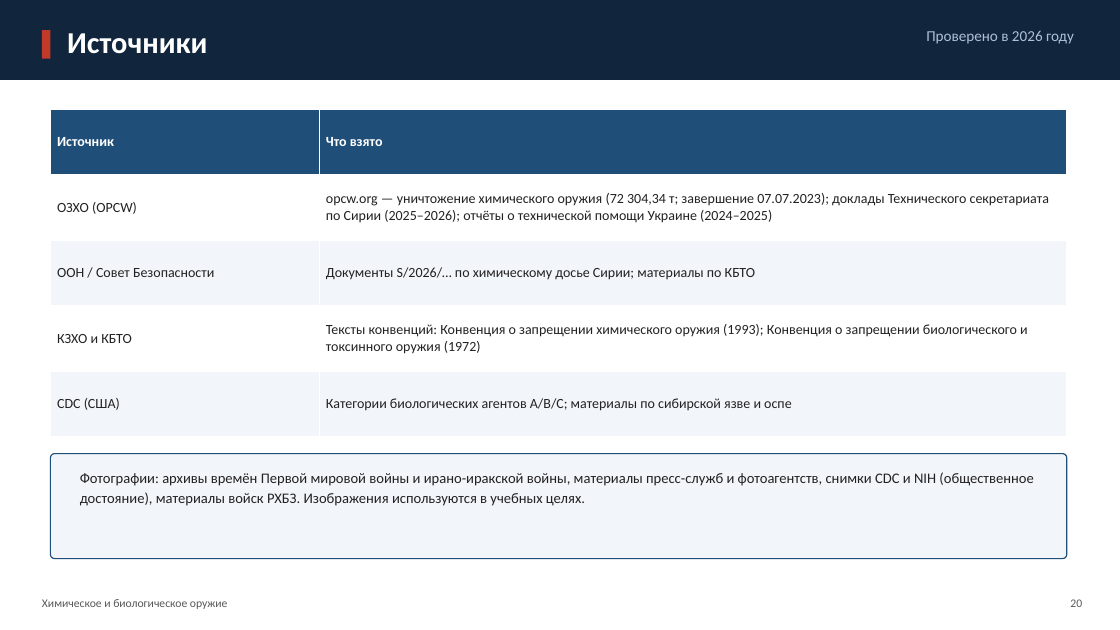
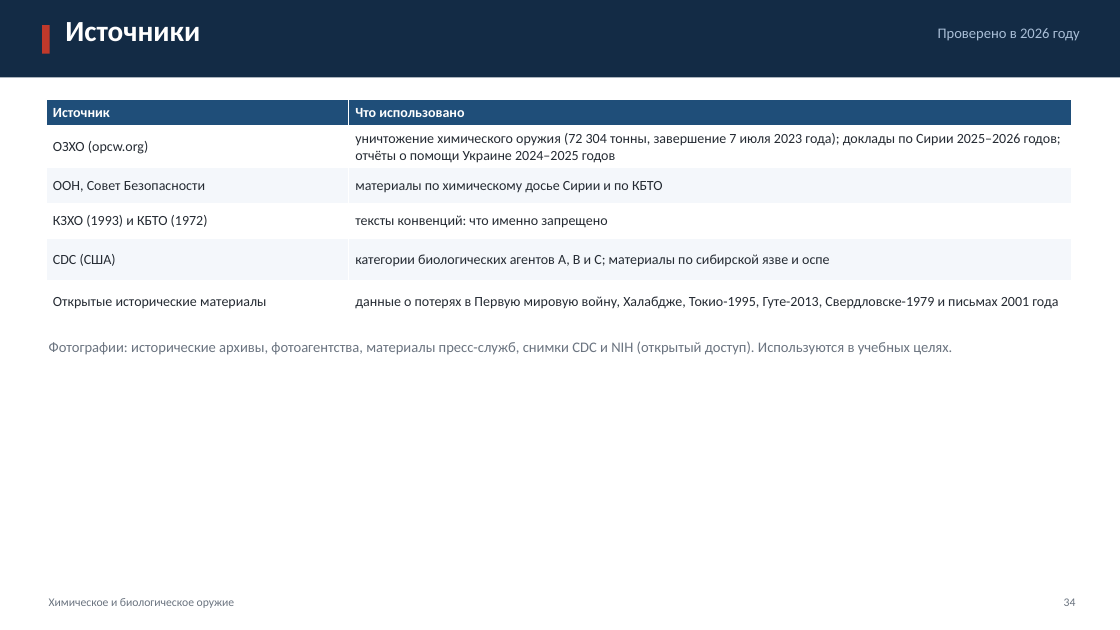
Before and after one commit to Zanime08/Huina, a slide deck: slide 34 of materials/Химическое_и_биологическое_оружие.pptx (slide 20 before the commit). Drawn at 1120x630 pixels with LibreOffice and Linux fonts; fonts in the diff are those of the drawing. Boxes give left, top, right and bottom in pixels: in the first picture for what was removed or moved away, otherwise in the second. Text is boxed around its words. In the diff, an @@ line names an element or a change of style, - is before the commit and + after.

```diff
--- a/materials/Химическое_и_биологическое_оружие.pptx
+++ b/materials/Химическое_и_биологическое_оружие.pptx
@@ rectangle at [0, 0, 1120, 77]: fill #11253D to #132B45 @@
@@ rectangle: place and size @@
-rectangle at [42, 30, 50, 59]
+rectangle at [42, 25, 50, 54]
@@ text "Источники" at [65, 22, 200, 42]: size 26 to 25 pt; line spacing 1.05 to 1; less space between paragraphs; vertical alignment middle to top @@
@@ text "Проверено в 2026 году": place and size @@
-text "Проверено в 2026 году" at [926, 31, 1074, 44]
+text "Проверено в 2026 году" at [938, 28, 1080, 41]
@@ text "Проверено в 2026 году" at [938, 28, 1080, 41]: size 13 to 12.5 pt, text colour #AEC0D6 to #A9BED6; line spacing 1.05 to 1; less space between paragraphs @@
@@ table at [46, 99, 1071, 323] @@
-row 1, column 2: Что взято
+row 1, column 2: Что использовано
-row 2, column 1: ОЗХО (OPCW)
+row 2, column 1: ОЗХО (opcw.org)
-row 2, column 2: opcw.org — уничтожение химического оружия (72 304,34 т; завершение 07.07.2023); доклады Технического секретариата по Сирии (2025–2026); отчёты о технической помощи Украине (2024–2025)
+row 2, column 2: уничтожение химического оружия (72 304 тонны, завершение 7 июля 2023 года); доклады по Сирии 2025–2026 годов; отчёты о помощи Украине 2024–2025 годов
-row 3, column 1: ООН / Совет Безопасности
+row 3, column 1: ООН, Совет Безопасности
-row 3, column 2: Документы S/2026/… по химическому досье Сирии; материалы по КБТО
+row 3, column 2: материалы по химическому досье Сирии и по КБТО
-row 4, column 1: КЗХО и КБТО
+row 4, column 1: КЗХО (1993) и КБТО (1972)
-row 4, column 2: Тексты конвенций: Конвенция о запрещении химического оружия (1993); Конвенция о запрещении биологического и токсинного оружия (1972)
+row 4, column 2: тексты конвенций: что именно запрещено
-row 5, column 2: Категории биологических агентов A/B/C; материалы по сибирской язве и оспе
+row 5, column 2: категории биологических агентов A, B и C; материалы по сибирской язве и оспе
-row 6, column 1: МККК и открытые справочники
+row 6, column 1: Открытые исторические материалы
-row 6, column 2: Данные о потерях в Первой мировой войне, Халабдже, Токио-1995, Гуте-2013
+row 6, column 2: данные о потерях в Первую мировую войну, Халабдже, Токио-1995, Гуте-2013, Свердловске-1979 и письмах 2001 года
@@ fill #F2F5F9 to #F4F7FB in 4 cells @@
@@ text colour #222222 to #252B33 in "CDC (США)" @@
@@ table: place and size @@
-table at [50, 109, 1067, 502]
+table at [46, 99, 1071, 323]
@@ text added at [49, 341, 952, 355], 12.5 pt, text #6B7480 @@
+Фотографии: исторические архивы, фотоагентства, материалы пресс-служб, снимки CDC и NIH (открытый доступ). Используются в учебных целях.
@@ rounded rectangle removed at [50, 454, 1067, 559] @@
@@ text removed at [80, 472, 1033, 506] @@
-Фотографии: архивы времён Первой мировой войны и ирано-иракской войны, материалы пресс-служб и фотоагентств, снимки CDC и NIH (общественное достояние), материалы войск РХБЗ. Изображения используются в учебных целях.
@@ text "Химическое и биологическое оружие": place and size @@
-text "Химическое и биологическое оружие" at [42, 599, 228, 609]
+text "Химическое и биологическое оружие" at [49, 598, 235, 608]
@@ text "Химическое и биологическое оружие" at [49, 598, 235, 608]: text colour #595959 to #6B7480; line spacing 1.05 to 1; less space between paragraphs @@
@@ text added at [1064, 598, 1076, 606], 10 pt, text #6B7480 @@
+34
@@ text removed at [1070, 599, 1082, 607] @@
-20
```
Also in this commit, not shown: 33 slides added, 19 slides removed, 6 other files.
